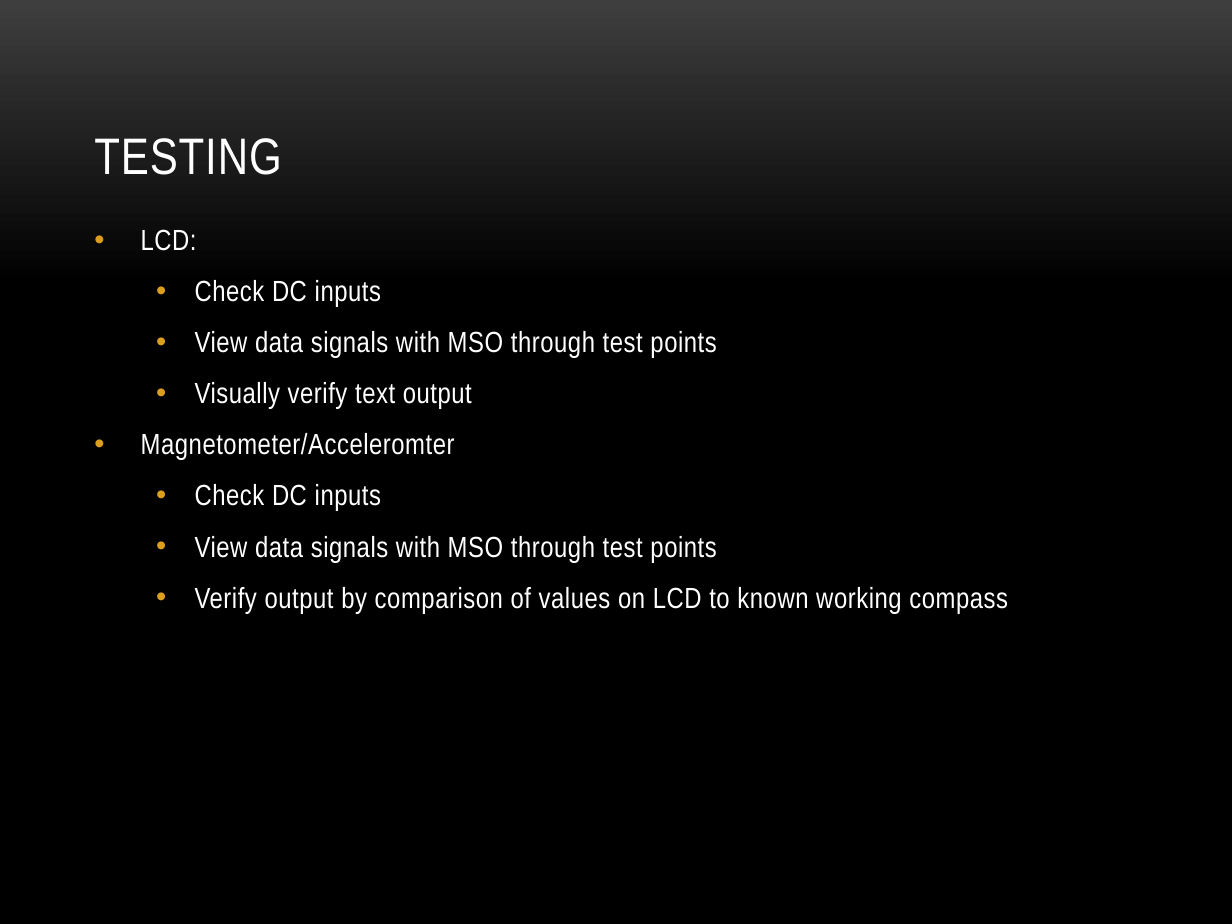
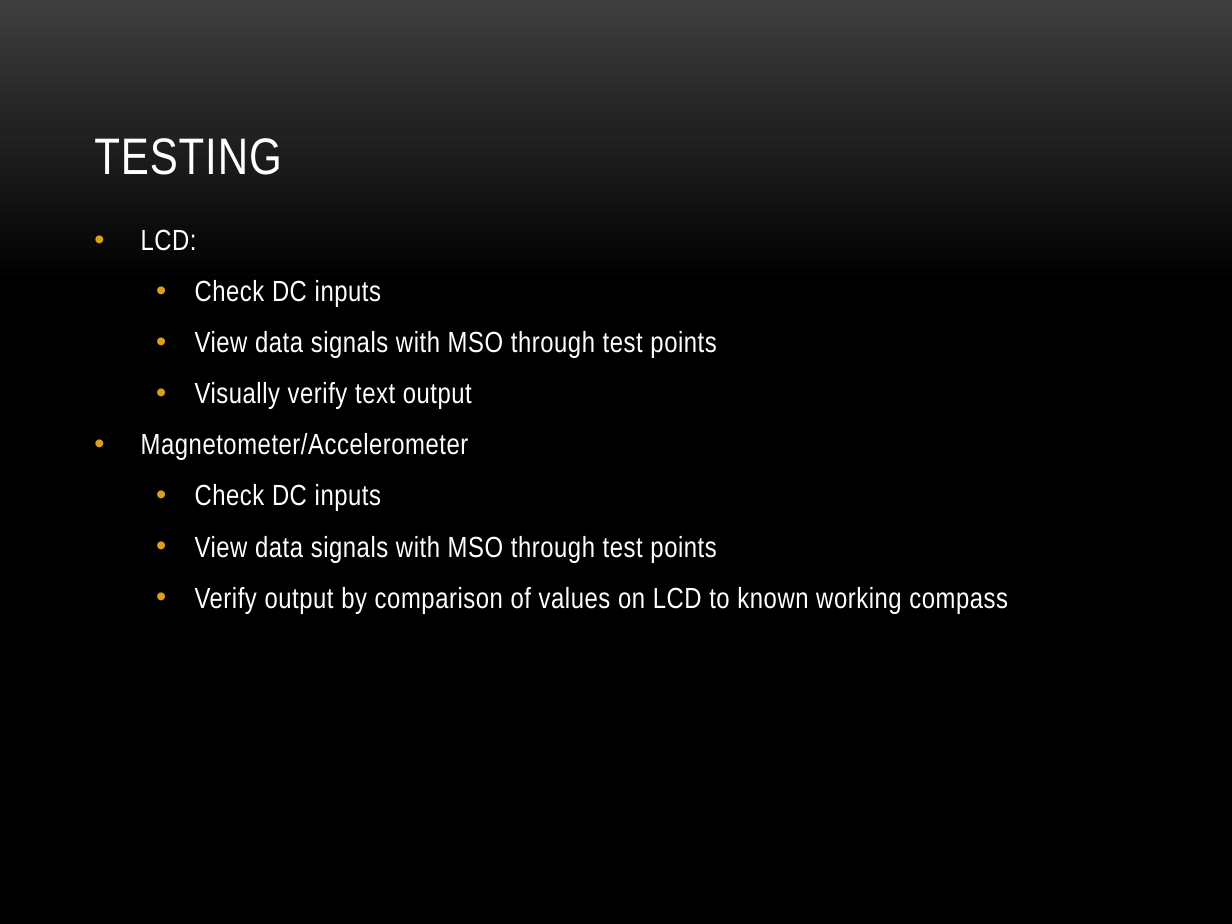
Before and after one commit to dosferatu/electronic-compass, a slide deck: slide 21 of Documentation/Project Documentation/Project Presentation.pptx (slide 18 before the commit). Drawn at 1232x924 pixels with LibreOffice and Linux fonts; fonts in the diff are those of the drawing; background and template pictures are left out. Boxes give left, top, right and bottom in pixels: in the first picture for what was removed or moved away, otherwise in the second. Text is boxed around its words. In the diff, an @@ line names an element or a change of style, - is before the commit and + after.

```diff
--- a/Documentation/Project Documentation/Project Presentation.pptx
+++ b/Documentation/Project Documentation/Project Presentation.pptx
@@ text at <box>141,433,469,460</box>: text changed @@
-• Magnetometer/Acceleromter
+• Magnetometer/Accelerometer
```
Also in this commit, not shown: 12 other slides changed, 3 slides added, 3 other files.
